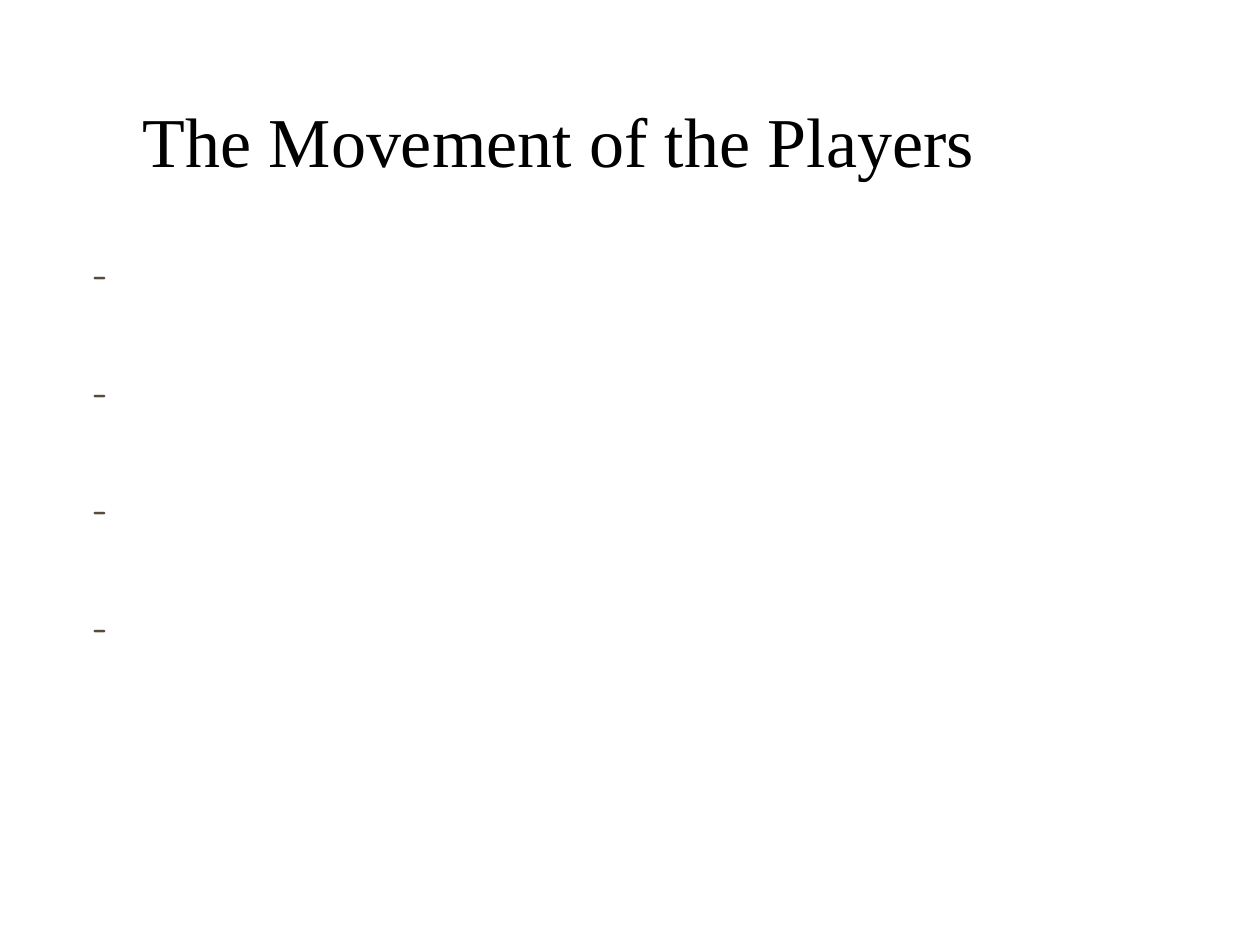
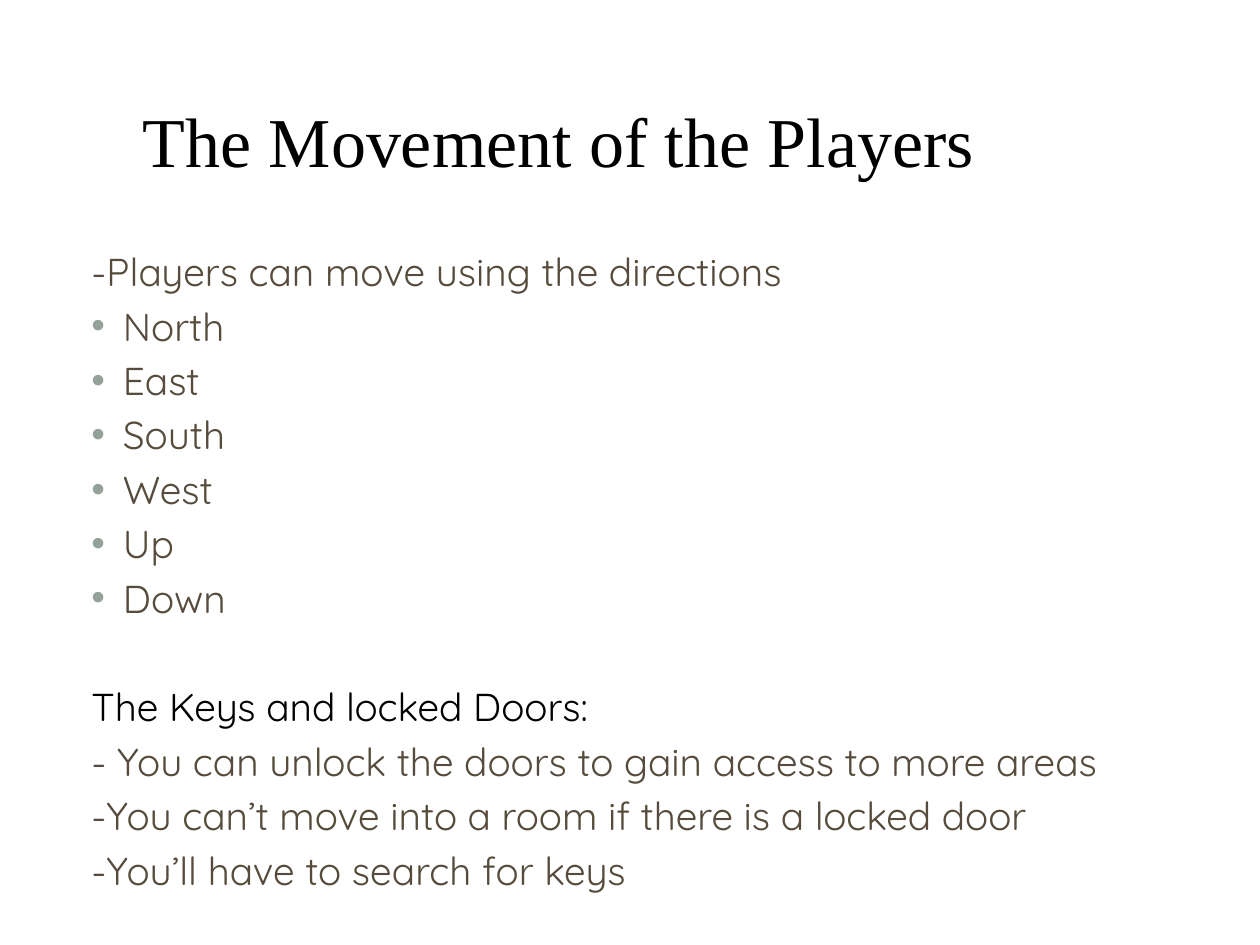
Before and after one commit to BlazeAxtrius/CM1101-Final-Game-Team09, a slide deck: slide 5 of GAME/Game-Plan-Haunted-House.pptx. Drawn at 1260x945 pixels with LibreOffice and Linux fonts; fonts in the diff are those of the drawing; background and template pictures are left out. Boxes give left, top, right and bottom in pixels: in the first picture for what was removed or moved away, otherwise in the second. Text is boxed around its words. In the diff, an @@ line names an element or a change of style, - is before the commit and + after.

```diff
--- a/GAME/Game-Plan-Haunted-House.pptx
+++ b/GAME/Game-Plan-Haunted-House.pptx
@@ text at box(91, 257, 1097, 893): text changed; size 24 to 22.2 pt @@
--
--
--
--
+-Players can move using the directions
+• North
+• East
+• South
+• West
+• Up
+• Down
+The Keys and locked Doors:
+- You can unlock the doors to gain access to more areas
+-You can’t move into a room if there is a locked door
+-You’ll have to search for keys
```
Also in this commit, not shown: 6 other slides changed, 1 other file.
